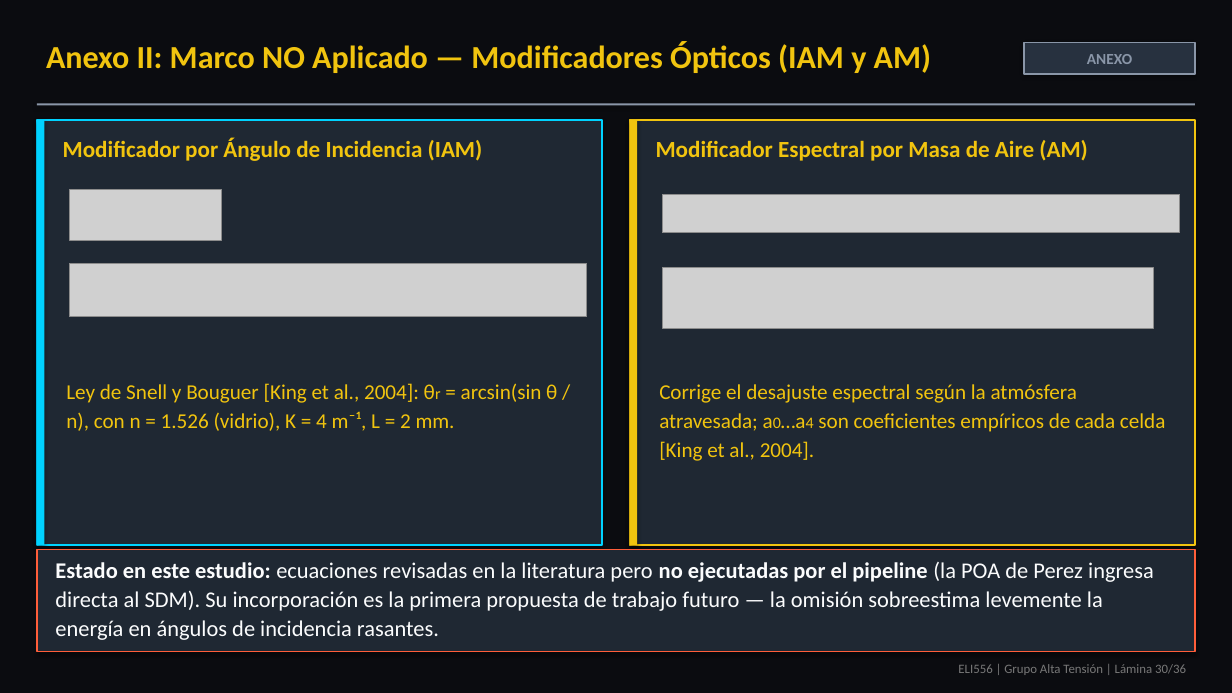
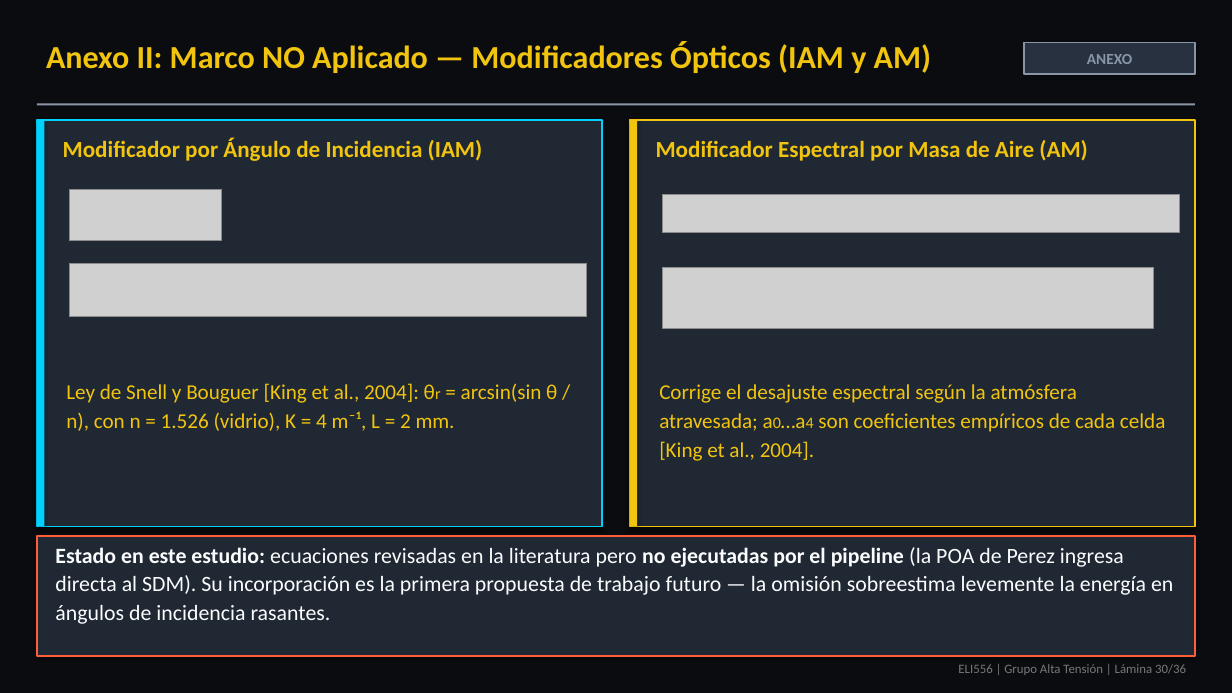
Before and after one commit to theChosen16/t2-paneles, a slide deck: slide 30 of output/Presentacion_Final_ELI556_Atacama_POA_Tarea2_revisado.pptx. Drawn at 1232x693 pixels with LibreOffice and Linux fonts; fonts in the diff are those of the drawing; grey boxes stand for pictures. Boxes give left, top, right and bottom in pixels: in the first picture for what was removed or moved away, otherwise in the second. Text is boxed around its words. In the diff, an @@ line names an element or a change of style, - is before the commit and + after.

Commit message:
style: optimize presentation font sizes, diagram box layouts, and crop circuit equivalent diagram

```diff
--- a/output/Presentacion_Final_ELI556_Atacama_POA_Tarea2_revisado.pptx
+++ b/output/Presentacion_Final_ELI556_Atacama_POA_Tarea2_revisado.pptx
@@ rectangle: place and size @@
-rectangle at (37, 120, 603, 545)
+rectangle at (37, 120, 603, 527)
@@ rectangle: place and size @@
-rectangle at (37, 120, 44, 545)
+rectangle at (37, 120, 44, 527)
@@ rectangle: place and size @@
-rectangle at (630, 120, 1196, 545)
+rectangle at (630, 120, 1196, 527)
@@ rectangle: place and size @@
-rectangle at (630, 120, 638, 545)
+rectangle at (630, 120, 638, 527)
@@ rectangle: place and size @@
-rectangle at (37, 550, 1195, 652)
+rectangle at (37, 536, 1195, 656)
@@ text "Estado en este estudio: ecuaciones ...": place and size @@
-text "Estado en este estudio: ecuaciones ..." at (55, 562, 1154, 640)
+text "Estado en este estudio: ecuaciones ..." at (55, 547, 1173, 624)
@@ text "Estado en este estudio: ecuaciones ..." at (55, 547, 1173, 624): size 17.5 to 17 pt @@
```
Also in this commit, not shown: 31 other slides changed, 10 other files.
